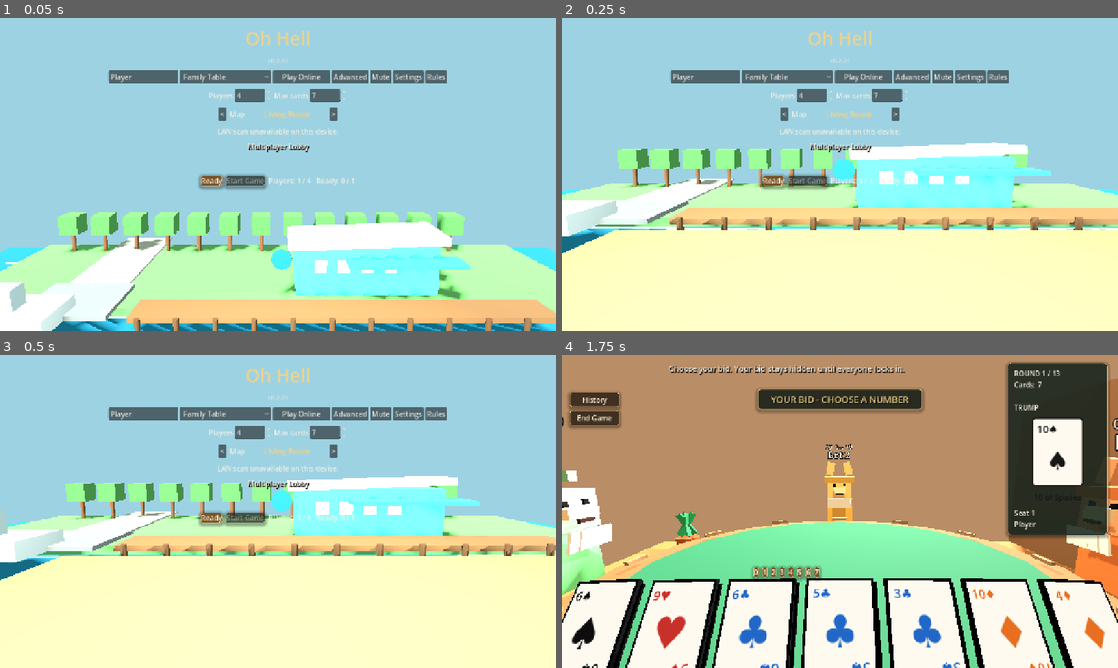
Above: before the commit, frames 1-4 (two rows, left to right).
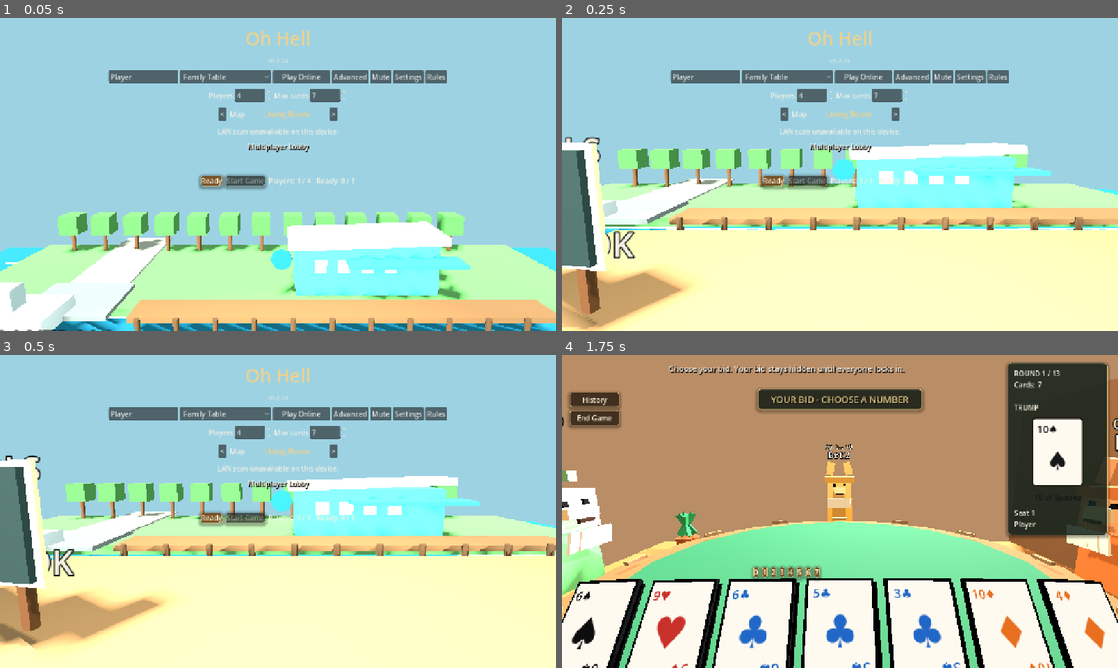
Above: after the commit, the same moments.

Repository: JordanOakFox/oh-hell-godot
Game: Godot game, scene res://scenes/main.tscn
The game is run twice, just before and just after one commit, with the same random seed, the same clock (stepped at 60 frames per second) and the same inputs.
Inputs:
- Up to frame 1 (0.05 s): no input
- Up to frame 2 (0.25 s): no input
- Up to frame 3 (0.5 s): no input
- Up to frame 4 (1.75 s): click "Ready" at 0.5 s; click "Start Game" at 1.25 s

The runs differ from the first frame. In frame 1, less than 0.1% of the frame differs, in the area x 0-52%, y 13-100%; in frame 2, 6.8%; in frame 3, 7.7%, in the area x 0-52%, y 13-96%; in frame 4, nothing differs.

Commit message:
Add lobby controls and round auto-advance

Diff:
--- a/scripts/main.gd
+++ b/scripts/main.gd
@@ -1,7 +1,7 @@
 extends Control
 
 const STARTING_NAMES := ["Player 1", "Player 2", "Player 3", "Player 4"]
-const GAME_VERSION := "0.2.23"
+const GAME_VERSION := "0.2.24"
 const ANIMAL_IDS := ["bunny", "lizard", "lion", "tiger", "bear", "fox", "dog", "cat"]
 const BOT_PERSONALITY_IDS := ["casual", "smart", "ruthless"]
 const BOT_PERSONALITY_NAMES := {
@@ -1533,6 +1533,10 @@
 		_style_command_button(next_round, true)
 		next_round.pressed.connect(_request_next_round)
 		action_box.add_child(next_round)
+		var auto_note := Label.new()
+		auto_note.text = "Auto-continues after 10 seconds."
+		auto_note.add_theme_color_override("font_color", Color("#f7f1e3"))
+		action_box.add_child(auto_note)
 	elif view_state["phase"] == "game_end":
 		var play_again := Button.new()
 		play_again.text = "Waiting..." if view_state["play_again"][my_seat] else "Play Again"
@@ -1786,8 +1790,28 @@
 	if phase == "trick_end":
 		return "%s\nNext trick starts automatically." % str(view_state.get("message", ""))
 	if phase == "round_end":
-		return "%s\nReview the round, then continue." % str(view_state.get("message", ""))
+		return "%s\n%s\nNext round starts automatically in 10 seconds." % [
+			str(view_state.get("message", "")),
+			_round_end_summary_text(),
+		]
 	return str(view_state.get("message", ""))
+
+func _round_end_summary_text() -> String:
+	var bids: Array = view_state.get("bids", [])
+	var tricks: Array = view_state.get("tricks_won", [])
+	if my_seat < 0 or my_seat >= bids.size() or my_seat >= tricks.size() or bids[my_seat] == null:
+		return "Round results are in."
+	var bid := int(bids[my_seat])
+	var won := int(tricks[my_seat])
+	var delta := 10 + bid if bid == won else 0
+	var result := "Made it" if bid == won else "Busted"
+	return "%s: you bid %d and won %d trick%s. +%d points this round." % [
+		result,
+		bid,
+		won,
+		"" if won == 1 else "s",
+		delta,
+	]
 
 func _sync_round_history_visibility() -> void:
 	if not round_history_panel:
@@ -2495,6 +2519,8 @@
 		state["message"] = "%s leads." % state["names"][state["leader"]]
 		_advance_bot_turn_serial()
 	_publish_state()
+	if state.get("phase", "") == "round_end":
+		_schedule_auto_next_round_after_round_end(state["round_index"])
 	_schedule_bot_action()
 
 func _advance_bot_turn_serial() -> void:
@@ -2512,12 +2538,22 @@
 	_next_round()
 
 func _next_round() -> void:
+	if state.get("phase", "") != "round_end":
+		return
 	state["round_index"] += 1
 	state["dealer"] = (state["dealer"] + 1) % state["num_players"]
 	if state["round_index"] >= state["sequence"].size():
 		_end_game()
 		return
 	_begin_round()
+
+func _schedule_auto_next_round_after_round_end(round_index: int) -> void:
+	await get_tree().create_timer(10.0).timeout
+	if state.get("phase", "") != "round_end":
+		return
+	if int(state.get("round_index", -1)) != round_index:
+		return
+	_next_round()
 
 func _schedule_bot_action() -> void:
 	if not multiplayer.multiplayer_peer or not multiplayer.is_server():
--- a/scripts/table_view_3d.gd
+++ b/scripts/table_view_3d.gd
@@ -448,6 +448,39 @@
 	ship_root.add_child(seat_root)
 	trick_root = Node3D.new()
 	ship_root.add_child(trick_root)
+	_add_lobby_controls_sign()
+
+func _add_lobby_controls_sign() -> void:
+	var sign_root := Node3D.new()
+	sign_root.position = Vector3(-2.85, 0.55, 1.35)
+	sign_root.rotation_degrees.y = -10.0
+	ship_root.add_child(sign_root)
+
+	var board := _box(Vector3(2.25, 0.82, 0.08), Color("#253431"))
+	board.position = Vector3(0, 0.42, 0)
+	sign_root.add_child(board)
+
+	var trim := _box(Vector3(2.38, 0.92, 0.035), Color("#f0d28a"))
+	trim.position = Vector3(0, 0.42, 0.035)
+	sign_root.add_child(trim)
+	board.position.z = 0.065
+
+	for x in [-0.96, 0.96]:
+		var post := _box(Vector3(0.08, 0.7, 0.08), Color("#5d3a22"))
+		post.position = Vector3(x, -0.05, 0)
+		sign_root.add_child(post)
+
+	var label := Label3D.new()
+	label.text = "LOBBY CONTROLS\nWASD TO MOVE\nRIGHT-DRAG TO LOOK"
+	label.font_size = 42
+	label.pixel_size = 0.006
+	label.modulate = Color("#f7f1e3")
+	label.outline_size = 6
+	label.outline_modulate = Color("#0b1110")
+	label.billboard = BaseMaterial3D.BILLBOARD_ENABLED
+	label.no_depth_test = false
+	label.position = Vector3(0, 0.48, 0.13)
+	sign_root.add_child(label)
 
 func _build_space_map() -> void:
 	table_felt_color = Color("#15204f")
--- a/website/version.json
+++ b/website/version.json
@@ -1,7 +1,7 @@
 {
-  "version": "v0.2.23",
-  "windowsBuild": "OhHell-Windows-v0.2.23.zip",
-  "macosBuild": "OhHell-macOS-v0.2.23.zip",
+  "version": "v0.2.24",
+  "windowsBuild": "OhHell-Windows-v0.2.24.zip",
+  "macosBuild": "OhHell-macOS-v0.2.24.zip",
   "serverAddress": "147.224.130.79",
   "lastUpdated": "June 18, 2026"
 }
Not shown, changed: export_presets.cfg
Not shown, changed: website/index.html
